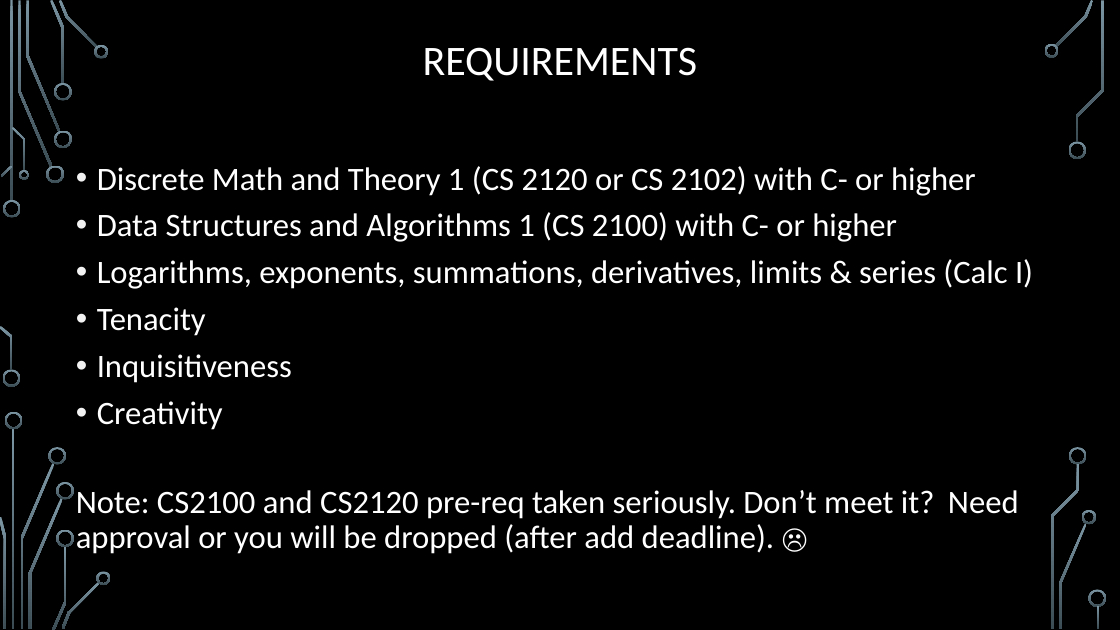
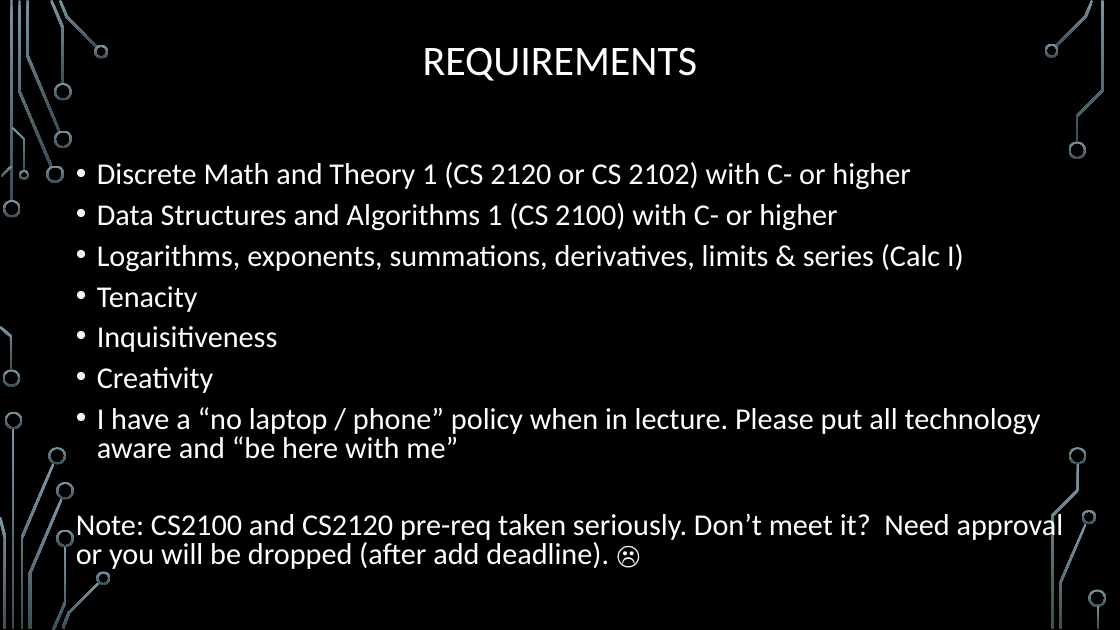
Before and after one commit to markfloryan/dsa2, a slide deck: slide 10 of slides/00-Introduction.pptx. Drawn at 1120x630 pixels with LibreOffice and Linux fonts; fonts in the diff are those of the drawing; background and template pictures are left out. Boxes give left, top, right and bottom in pixels: in the first picture for what was removed or moved away, otherwise in the second. Text is boxed around its words. In the diff, an @@ line names an element or a change of style, - is before the commit and + after.

Commit message:
small slide fix

```diff
--- a/slides/00-Introduction.pptx
+++ b/slides/00-Introduction.pptx
@@ text at (x1=76, y1=162, x2=1064, y2=569): size 28 to 25.9 pt in "Discrete Math and Theory 1 (CS 2120 ...", "Data Structures and Algorithms 1 (CS 2100) ...", "Logarithms, exponents, summations, derivatives, limits & ser ...", "Tenacity" and 3 more places; size 24 to 22.2 pt in "☹"; line spacing 0.9 to 0.8 @@
@@ text at (x1=97, y1=407, x2=1041, y2=459): paragraph added @@
+• I have a “no laptop / phone” policy when in lecture. Please put all technology aware and “be here with me”
```
Also in this commit, not shown: 1 other file.
